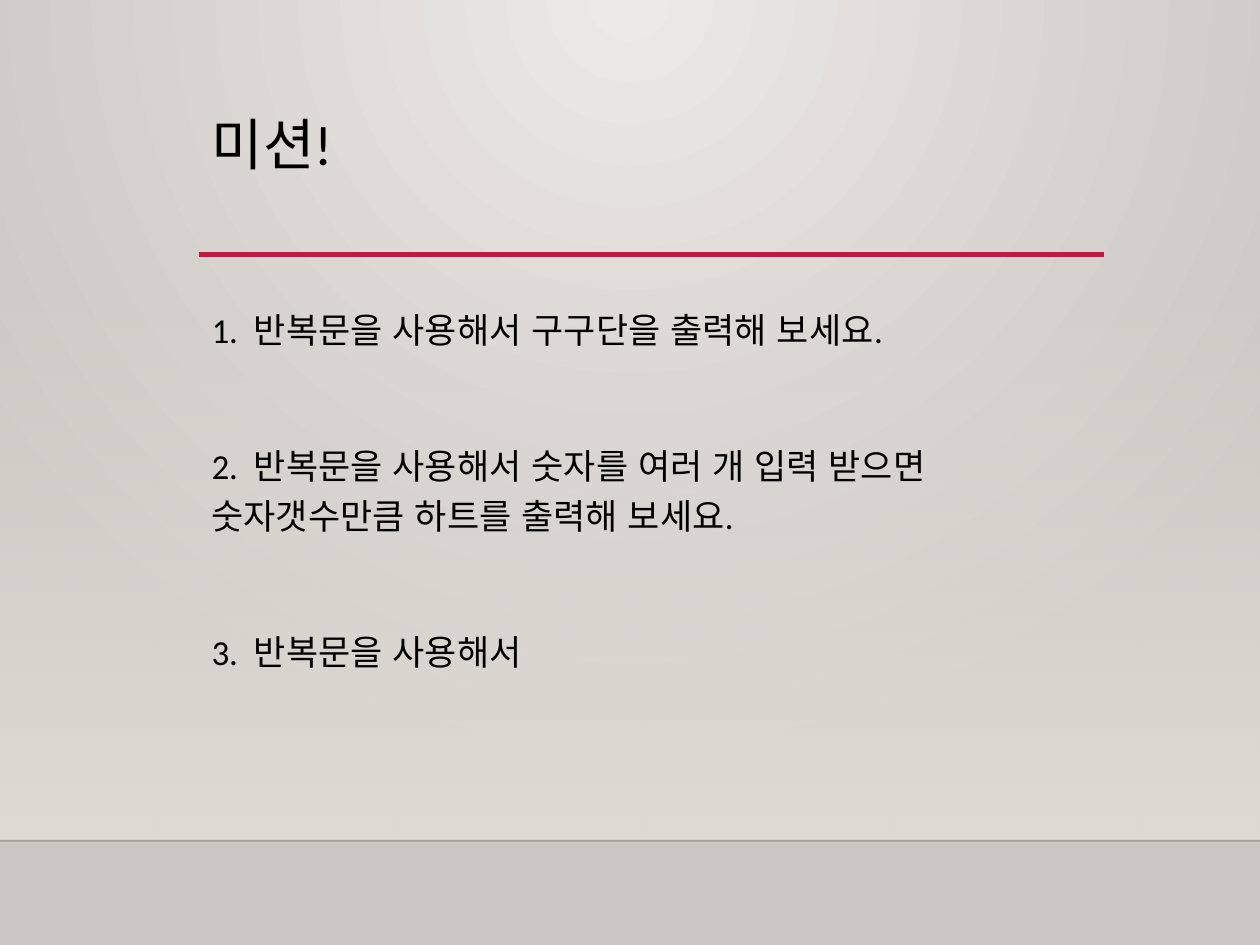
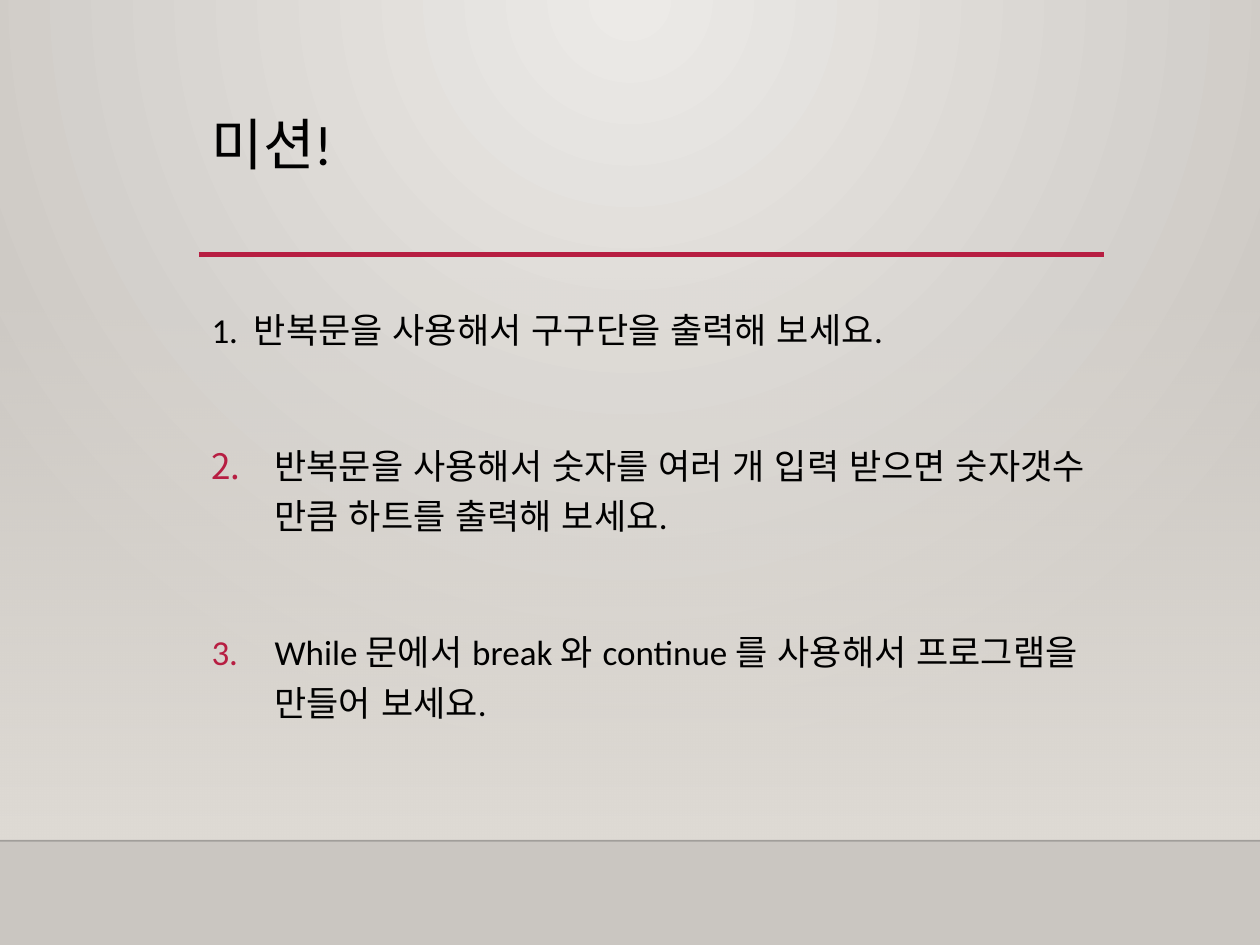
Before and after one commit to freshmea/weizman_python_class, a slide deck: slide 8 of textbook/파이썬3-2교시.pptx (slide 5 before the commit). Drawn at 1260x945 pixels with LibreOffice and Linux fonts; fonts in the diff are those of the drawing; background and template pictures are left out. Boxes give left, top, right and bottom in pixels: in the first picture for what was removed or moved away, otherwise in the second. Text is boxed around its words. In the diff, an @@ line names an element or a change of style, - is before the commit and + after.

```diff
--- a/textbook/파이썬3-2교시.pptx
+++ b/textbook/파이썬3-2교시.pptx
@@ text at bbox=[275, 450, 1085, 719]: text changed @@
-2. 반복문을 사용해서 숫자를 여러 개 입력 받으면 숫자갯수만큼 하트를 출력해 보세요.
-3. 반복문을 사용해서
+2. 반복문을 사용해서 숫자를 여러 개 입력 받으면 숫자갯수 만큼 하트를 출력해 보세요.
+3. While 문에서 break 와 continue 를 사용해서 프로그램을 만들어 보세요.
```
Also in this commit, not shown: 3 slides added, 3 other files.
